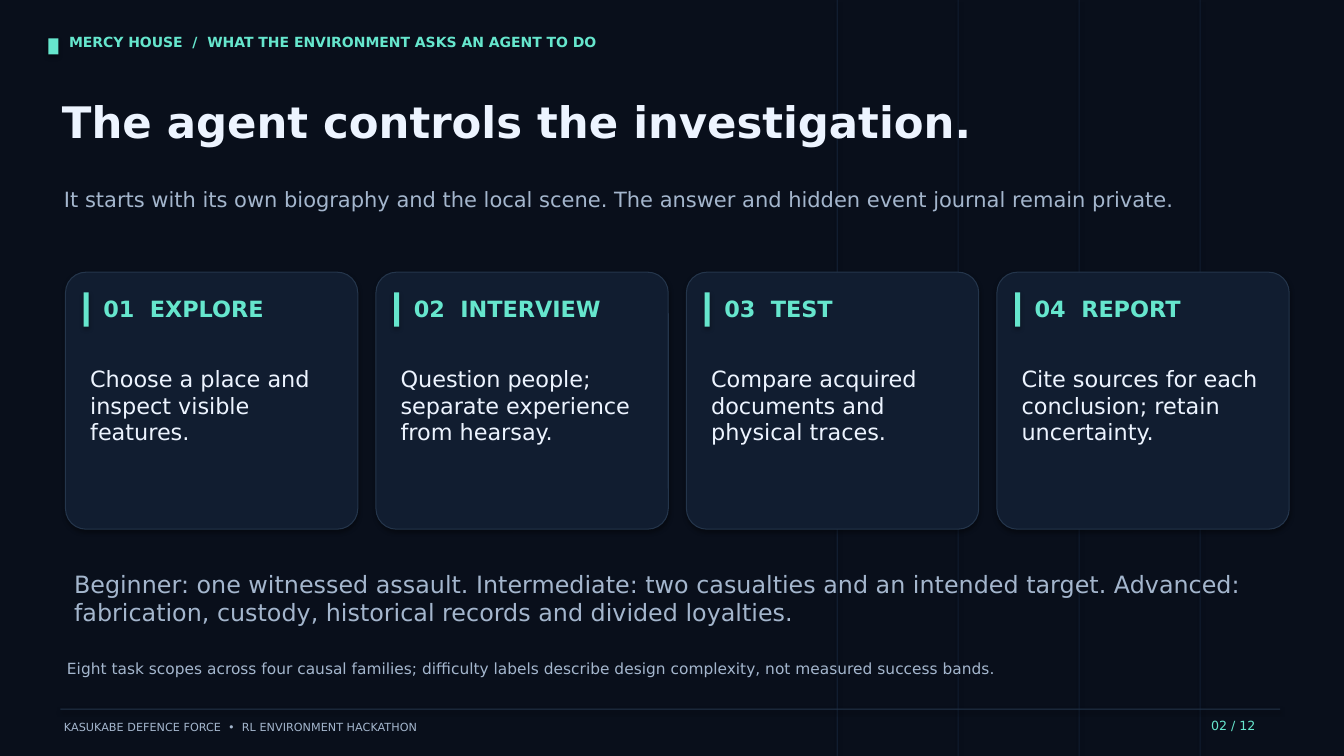
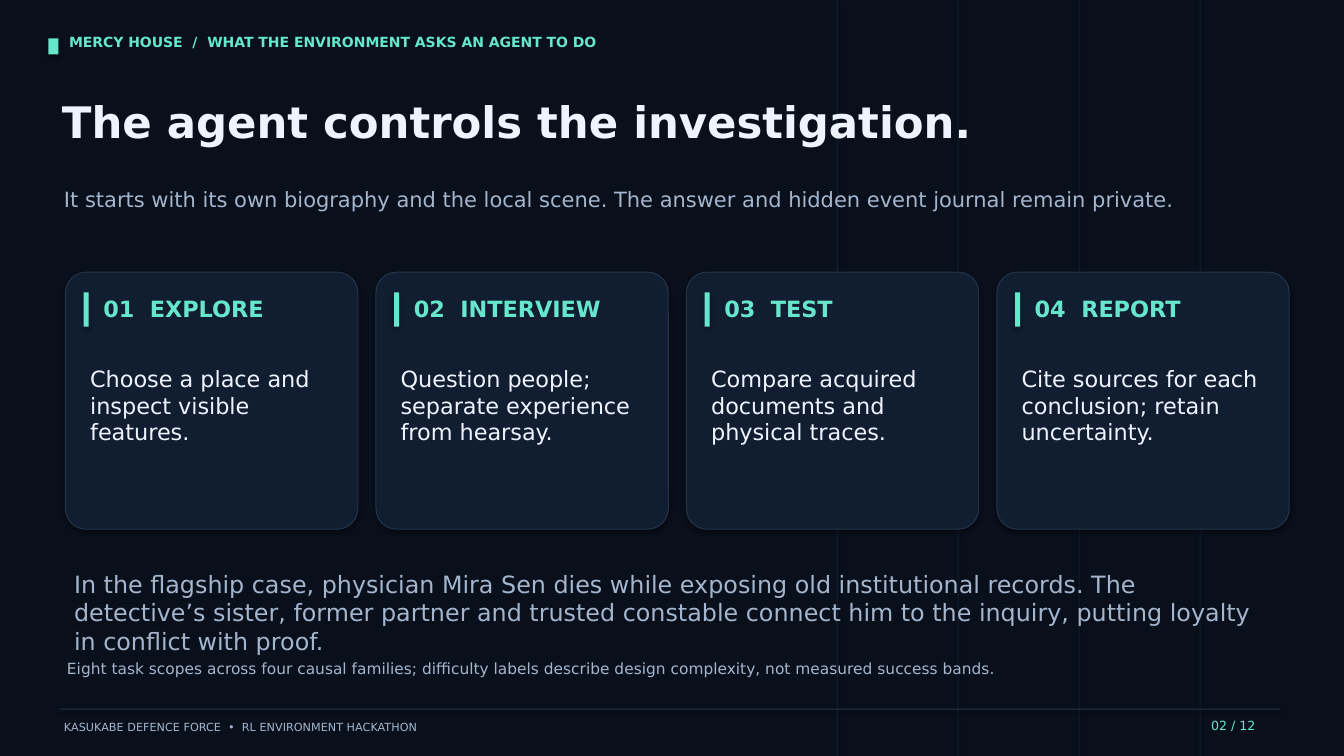
Before and after one commit to Abhishek-Punhani/mercy-house, a slide deck: slide 2 of docs/deck.pptx. Drawn at 1344x756 pixels with LibreOffice and Linux fonts; fonts in the diff are those of the drawing. Boxes give left, top, right and bottom in pixels: in the first picture for what was removed or moved away, otherwise in the second. Text is boxed around its words. In the diff, an @@ line names an element or a change of style, - is before the commit and + after.

```diff
--- a/docs/deck.pptx
+++ b/docs/deck.pptx
@@ text at (74,575,1250,655): text changed @@
-Beginner: one witnessed assault. Intermediate: two casualties and an intended target. Advanced: fabrication, custody, historical records and divided loyalties.
+In the flagship case, physician Mira Sen dies while exposing old institutional records. The detective’s sister, former partner and trusted constable connect him to the inquiry, putting loyalty in conflict with proof.
```
Also in this commit, not shown: 2 other slides changed, 9 other files.
